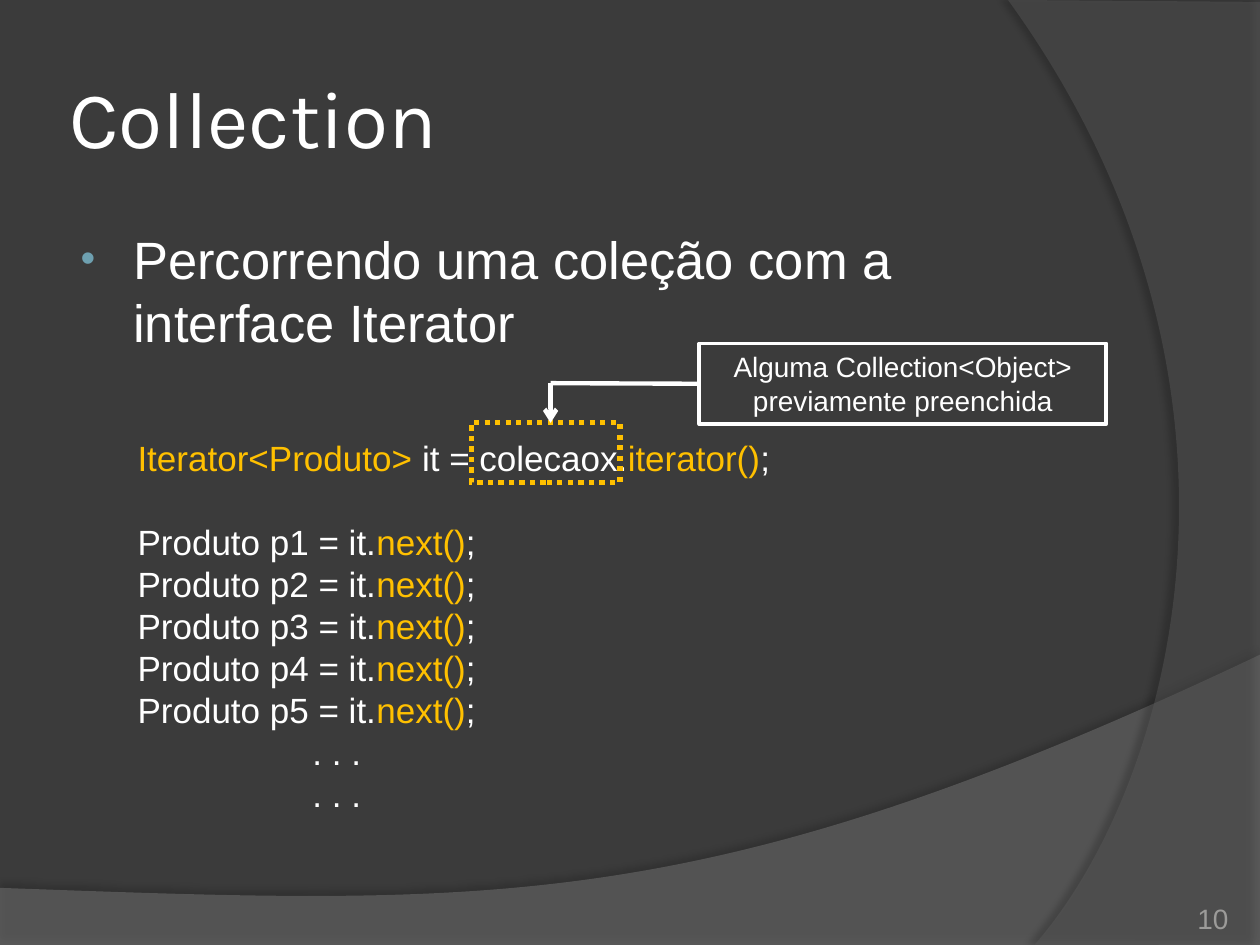
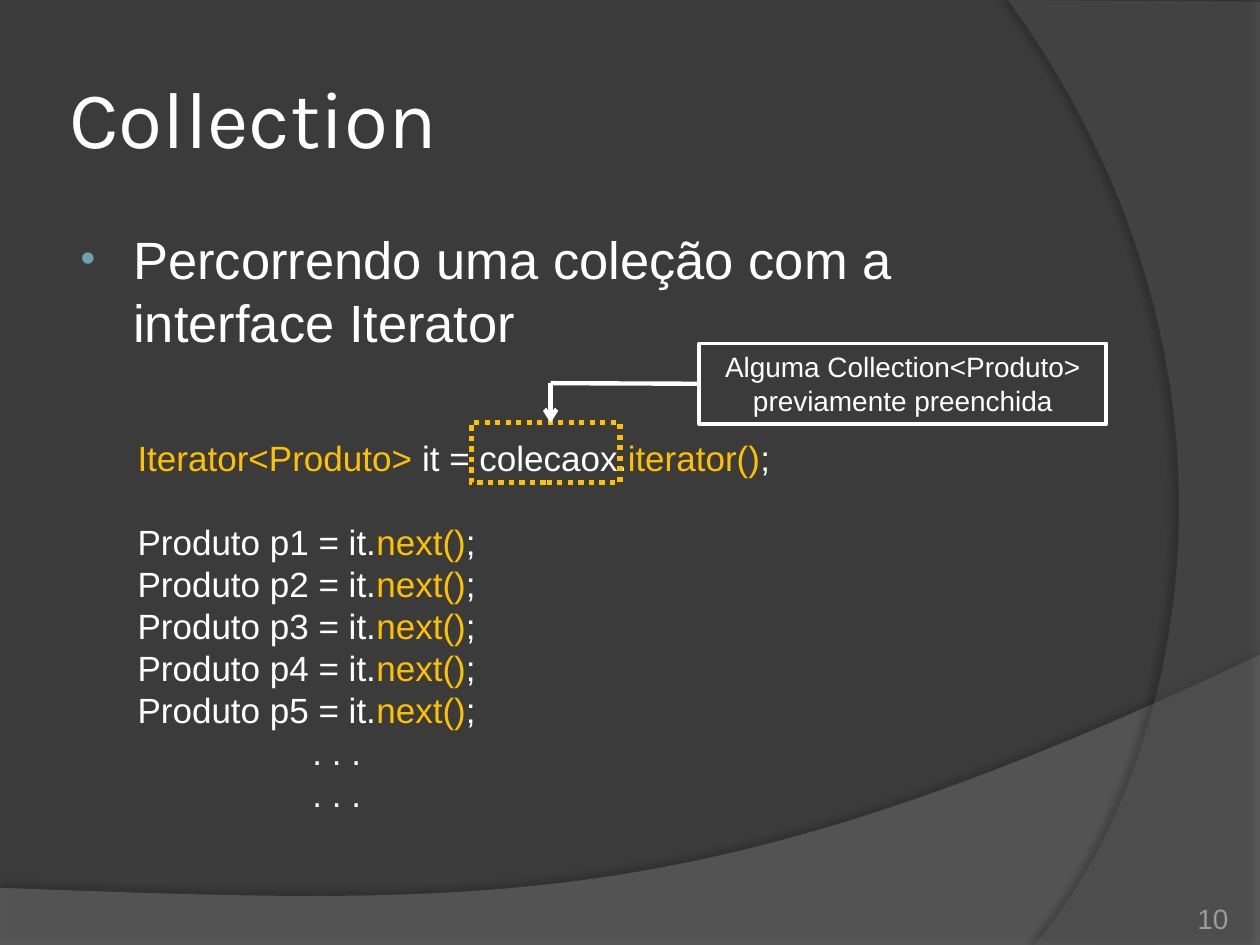
Before and after one commit to duchesqui/slzvieira-training, a slide deck: slide 10 of 2-Java-Programmer-Modulo-II/10.Capitulo04.pptx. Drawn at 1260x945 pixels with LibreOffice and Linux fonts; fonts in the diff are those of the drawing. Boxes give left, top, right and bottom in pixels: in the first picture for what was removed or moved away, otherwise in the second. Text is boxed around its words. In the diff, an @@ line names an element or a change of style, - is before the commit and + after.

Commit message:
Collections - Exercício.

```diff
--- a/2-Java-Programmer-Modulo-II/10.Capitulo04.pptx
+++ b/2-Java-Programmer-Modulo-II/10.Capitulo04.pptx
@@ text in rectangle at bbox=[725, 356, 1080, 416]: text changed @@
-Alguma Collection<Object> previamente preenchida
+Alguma Collection<Produto> previamente preenchida
```
Also in this commit, not shown: 5 slides added, 2 slides removed, 2 other files.
